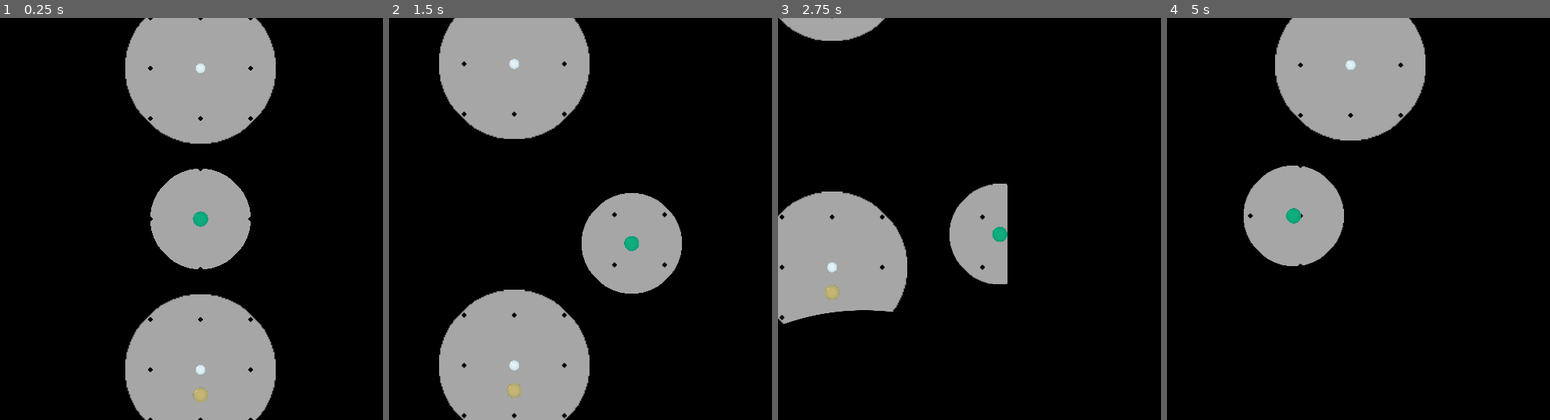
Above: before the commit, frames 1-4 (left to right).
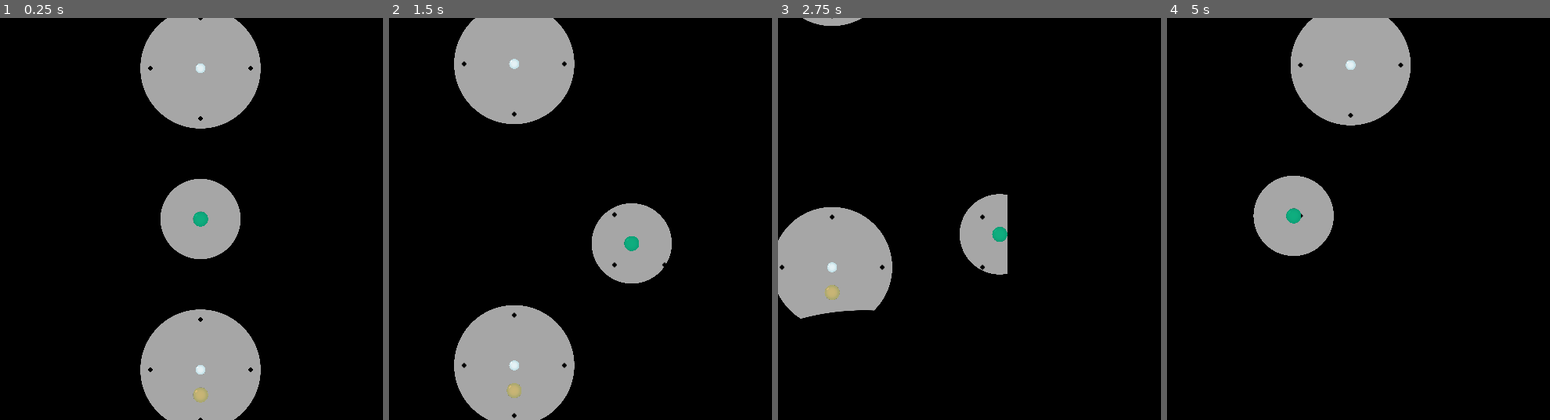
Above: after the commit, the same moments.

Repository: Disablak/Godot-Wild-Jam
Game: Godot game, scene res://Scenes/Main.tscn
Two runs of this game, one before a commit and one after it. Both use one fixed random seed, a clock stepped at 60 frames per second and the inputs below.
Inputs (mouse positions are in pixels of both pictures, inside the frame that each line leads up to):
- Up to frame 1 (0.25 s): no input
- Up to frame 2 (1.5 s): tap Enter at 0.5 s; move the mouse to (676, 198) at 0.52 s; hold D (move_right) 0.53-1.28 s; click (676, 198) at 0.67 s; move the mouse to (507, 239) at 1.27 s; hold S (move_down) from 1.28 s (still down)
- Up to frame 3 (2.75 s): move the mouse to (1019, 130) at 2.02 s; release S (move_down) at 2.03 s; hold D (move_right) from 2.03 s (still down)
- Up to frame 4 (5 s): move the mouse to (1347, 299) at 2.77 s; release D (move_right) at 2.78 s; hold W (move_up) 2.78-3.53 s; click (1347, 299) at 2.92 s; move the mouse to (1488, 279) at 3.52 s; hold A (move_left) from 3.53 s (still down); move the mouse to (1247, 158) at 4.27 s

The runs differ from the first frame. In frame 1, 8.3% of the frame differs, in the area x 32-72%, y 0-100%; in frame 2, 8.4%, in the area x 13-77%, y 0-100%; in frame 3, 4.4%; in frame 4, 5.1%.

Commit message:
new sprite

Diff:
--- a/Scenes/levels/components/Light.tscn
+++ b/Scenes/levels/components/Light.tscn
@@ -1,6 +1,6 @@
 [gd_scene load_steps=6 format=2]
 
-[ext_resource path="res://Assets/new_sprites/white_circle.png" type="Texture" id=1]
+[ext_resource path="res://Assets/new_sprites/white_circle_hd.png" type="Texture" id=1]
 [ext_resource path="res://Scenes/visual/OrbSprite.tscn" type="PackedScene" id=2]
 [ext_resource path="res://Scripts/Light.gd" type="Script" id=3]
 [ext_resource path="res://Scenes/visual/ExplosionParticle.tscn" type="PackedScene" id=4]
@@ -10,7 +10,7 @@
 [node name="Light2D" type="Light2D" groups=["light"]]
 position = Vector2( 274.4, 239.4 )
 texture = ExtResource( 1 )
-texture_scale = 1.5
+texture_scale = 0.15
 mode = 2
 range_z_max = 1028
 shadow_enabled = true
--- a/Scenes/levels/components/Player.tscn
+++ b/Scenes/levels/components/Player.tscn
@@ -1,7 +1,7 @@
 [gd_scene load_steps=8 format=2]
 
 [ext_resource path="res://Scripts/Player.gd" type="Script" id=1]
-[ext_resource path="res://Assets/new_sprites/white_circle.png" type="Texture" id=2]
+[ext_resource path="res://Assets/new_sprites/white_circle_hd.png" type="Texture" id=2]
 [ext_resource path="res://Scenes/visual/OrbSprite.tscn" type="PackedScene" id=3]
 [ext_resource path="res://Scenes/visual/ExplosionParticle.tscn" type="PackedScene" id=4]
 [ext_resource path="res://Scripts/PlayerKeys.gd" type="Script" id=6]
@@ -23,6 +23,7 @@
 
 [node name="Light2D" type="Light2D" parent="."]
 texture = ExtResource( 2 )
+texture_scale = 0.1
 mode = 2
 range_z_max = 1028
 shadow_enabled = true
